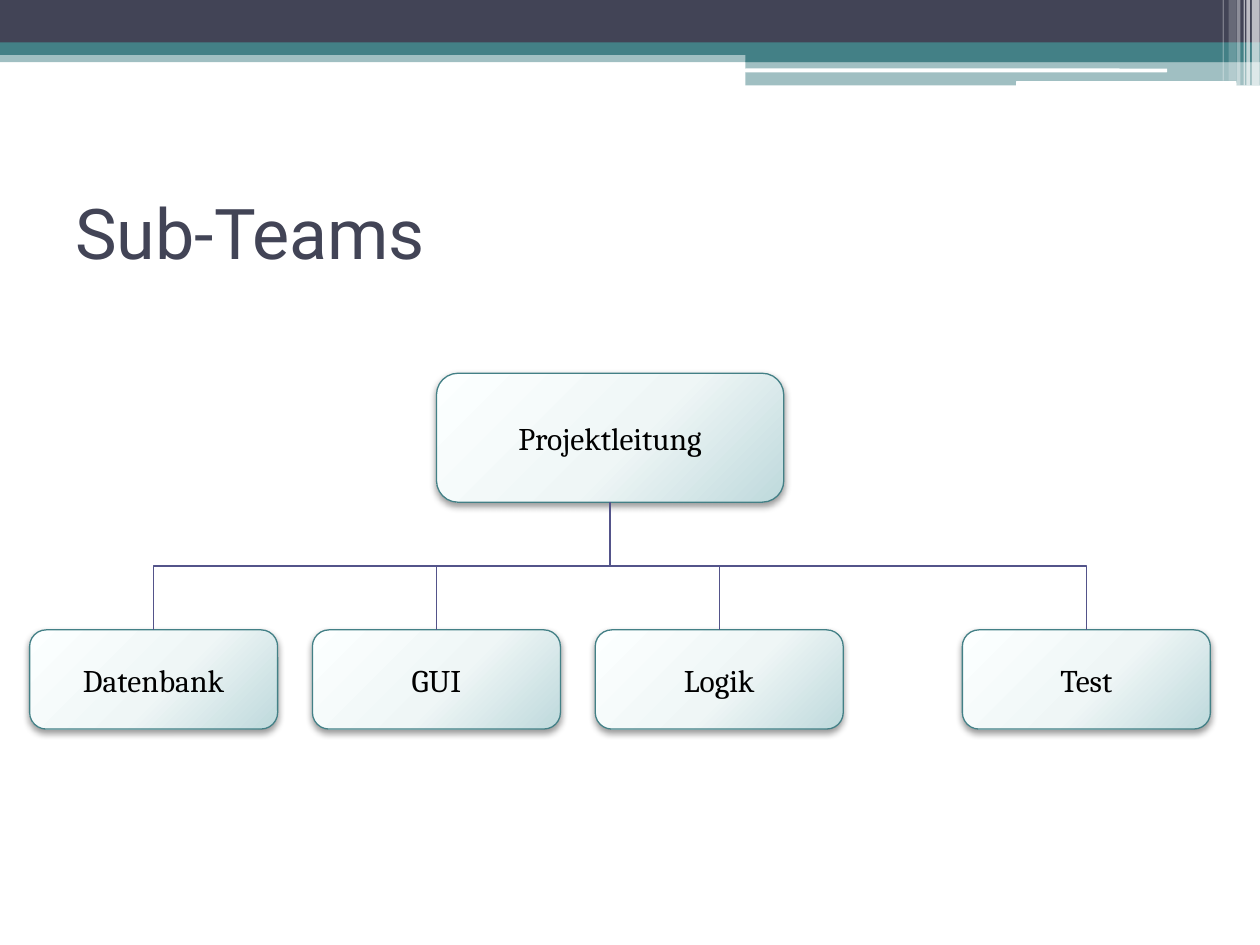
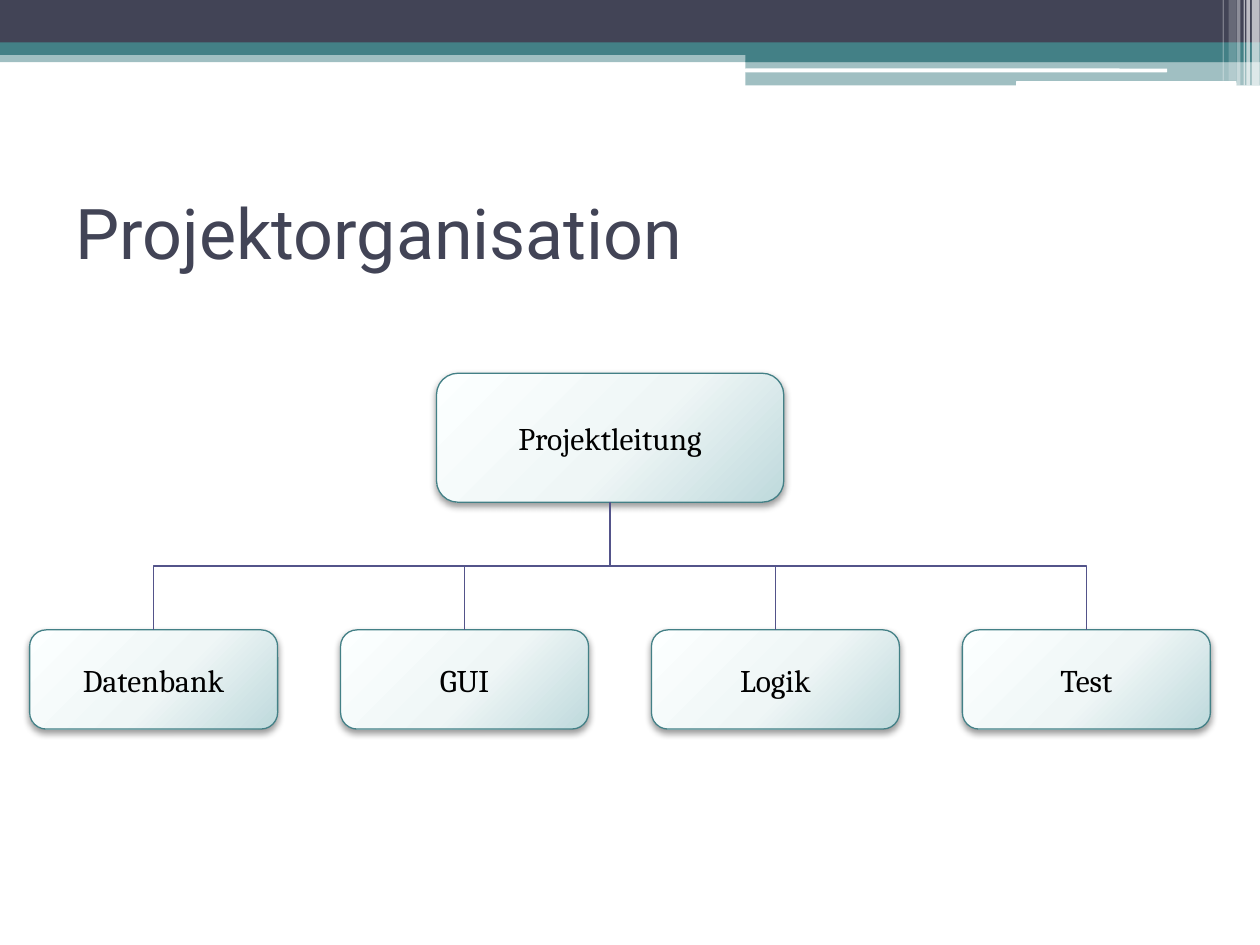
Before and after one commit to DanJoeHa/Fallstudie, a slide deck: slide 3 of Projektmanagement/Abschlusspräsentation.pptx (slide 4 before the commit). Drawn at 1260x945 pixels with LibreOffice and Linux fonts; fonts in the diff are those of the drawing. Boxes give left, top, right and bottom in pixels: in the first picture for what was removed or moved away, otherwise in the second. Text is boxed around its words. In the diff, an @@ line names an element or a change of style, - is before the commit and + after.

```diff
--- a/Projektmanagement/Abschlusspräsentation.pptx
+++ b/Projektmanagement/Abschlusspräsentation.pptx
@@ title at (75, 206, 682, 274): text changed @@
-Sub-Teams
+Projektorganisation
@@ elbow line moved from (610, 503) - (436, 630) to (610, 503) - (465, 630) @@
@@ elbow line moved from (610, 503) - (719, 630) to (610, 503) - (775, 630) @@
@@ rounded rectangle "GUI": place and size @@
-rounded rectangle "GUI" at (312, 630, 561, 730)
+rounded rectangle "GUI" at (340, 630, 588, 730)
@@ rounded rectangle "Logik": place and size @@
-rounded rectangle "Logik" at (595, 630, 843, 730)
+rounded rectangle "Logik" at (651, 630, 900, 730)
```
Also in this commit, not shown: 1 other slide changed, 3 slides added, 1 slide removed.
